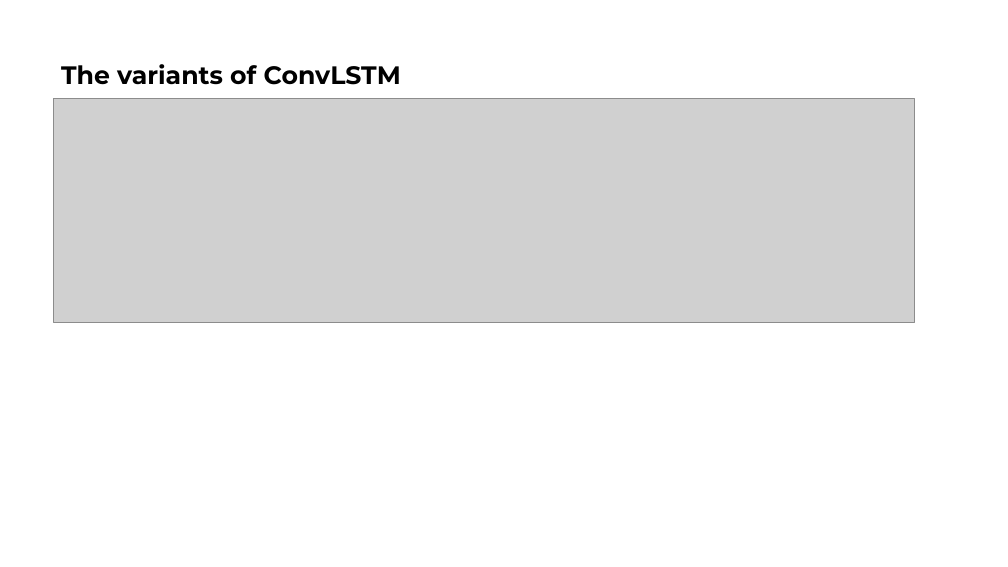
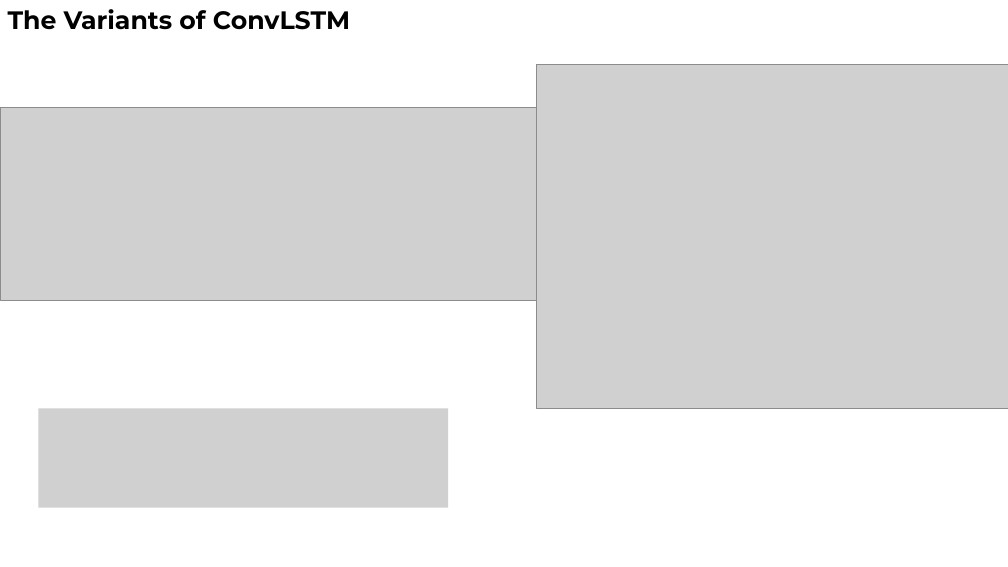
Before and after one commit to Adnios/DVS-gesture_recognition, a slide deck: slide 4 of Attention in Convolutional LSTM for Gesture Recognition.pptx. Drawn at 1008x567 pixels with LibreOffice and Linux fonts; fonts in the diff are those of the drawing; grey boxes stand for pictures. Boxes give left, top, right and bottom in pixels: in the first picture for what was removed or moved away, otherwise in the second. Text is boxed around its words. In the diff, an @@ line names an element or a change of style, - is before the commit and + after.

```diff
--- a/Attention in Convolutional LSTM for Gesture Recognition.pptx
+++ b/Attention in Convolutional LSTM for Gesture Recognition.pptx
@@ title at box(8, 9, 350, 30): text changed @@
-The variants of ConvLSTM
+The Variants of ConvLSTM
@@ picture added at box(536, 64, 1008, 408) @@
@@ picture: place and size @@
-picture at box(54, 99, 915, 323)
+picture at box(0, 107, 743, 300)
@@ picture added at box(39, 408, 448, 507) @@
```
Also in this commit, not shown: 1 other slide changed, 9 slides added.
